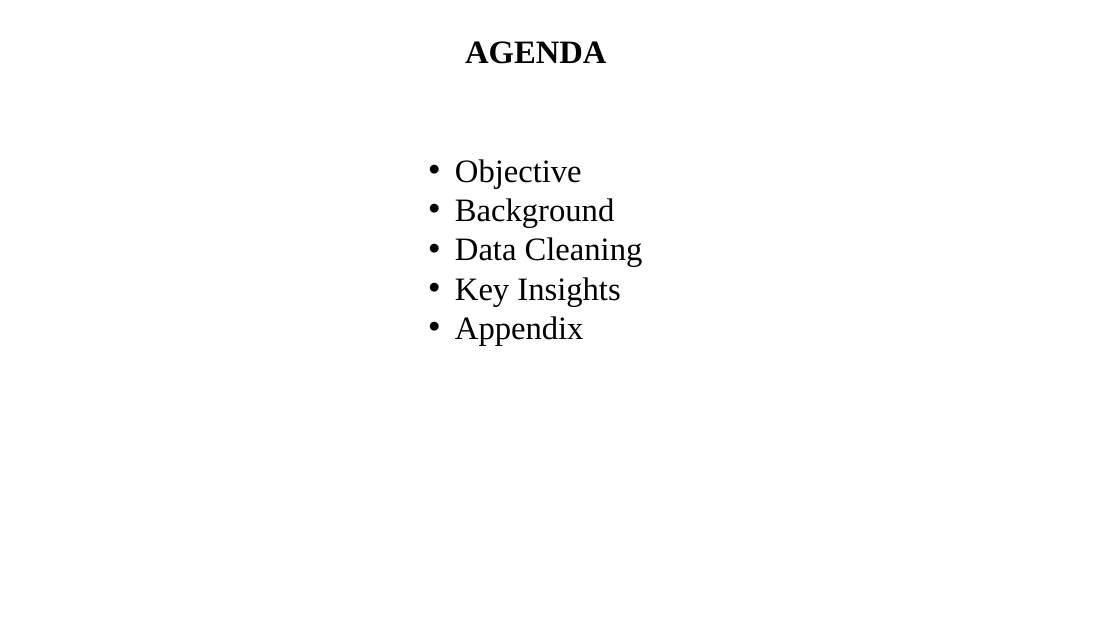
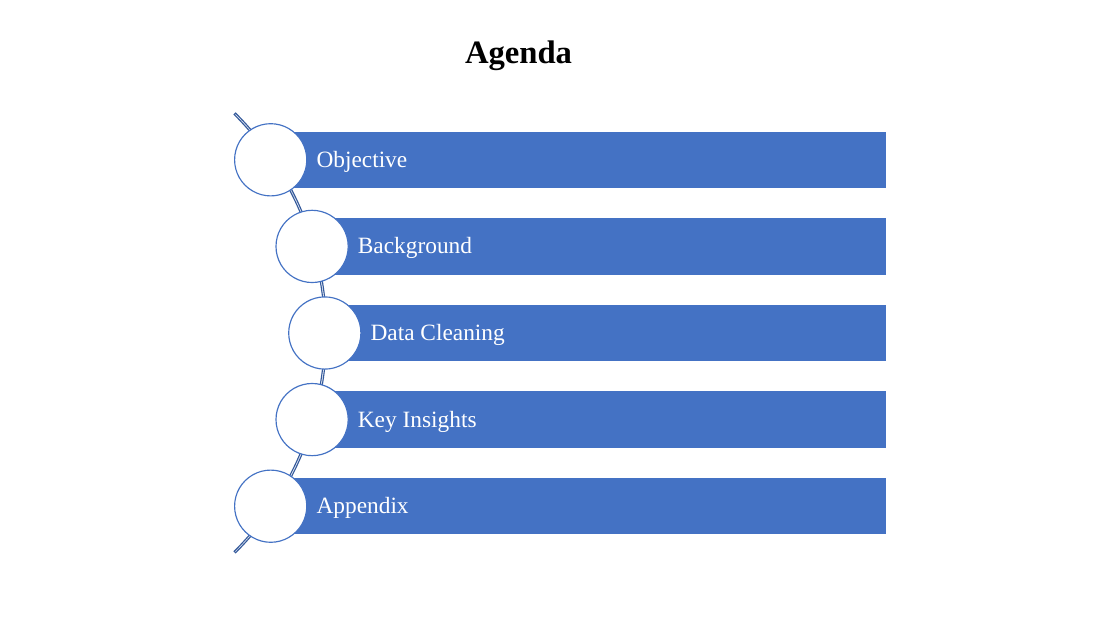
Before and after one commit to sagarbarge/Airbnb_NYC_Storytelling, a slide deck: slide 2 of Presentation_1_Analyst.pptx. Drawn at 1120x630 pixels with LibreOffice and Linux fonts; fonts in the diff are those of the drawing. Boxes give left, top, right and bottom in pixels: in the first picture for what was removed or moved away, otherwise in the second. Text is boxed around its words. In the diff, an @@ line names an element or a change of style, - is before the commit and + after.

```diff
--- a/Presentation_1_Analyst.pptx
+++ b/Presentation_1_Analyst.pptx
@@ text at (x1=465, y1=40, x2=572, y2=69): text changed @@
-AGENDA
+Agenda
@@ text removed at (x1=455, y1=159, x2=643, y2=345) @@
-• Objective
-• Background
-• Data Cleaning
-• Key Insights
-• Appendix
@@ group added at (x1=0, y1=22, x2=887, y2=630): 5 rectangles, 5 texts, 5 ellipses, 1 arch (boxed as its full ring) @@
+Objective
+Background
+Data Cleaning
+Key Insights
+Appendix
```
Also in this commit, not shown: 4 other slides changed, 8 slides added, 5 slides removed, 21 other files.
